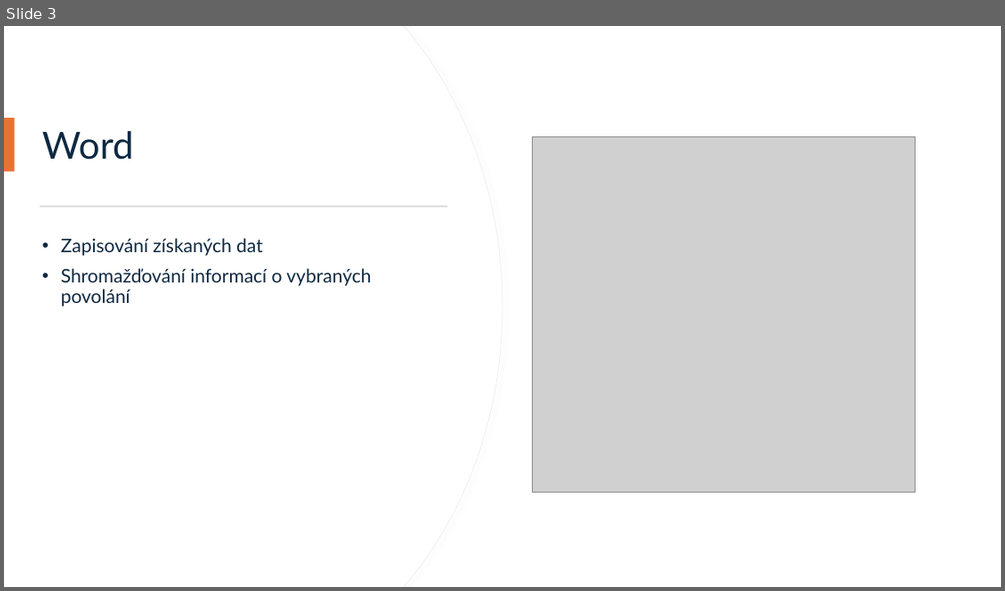
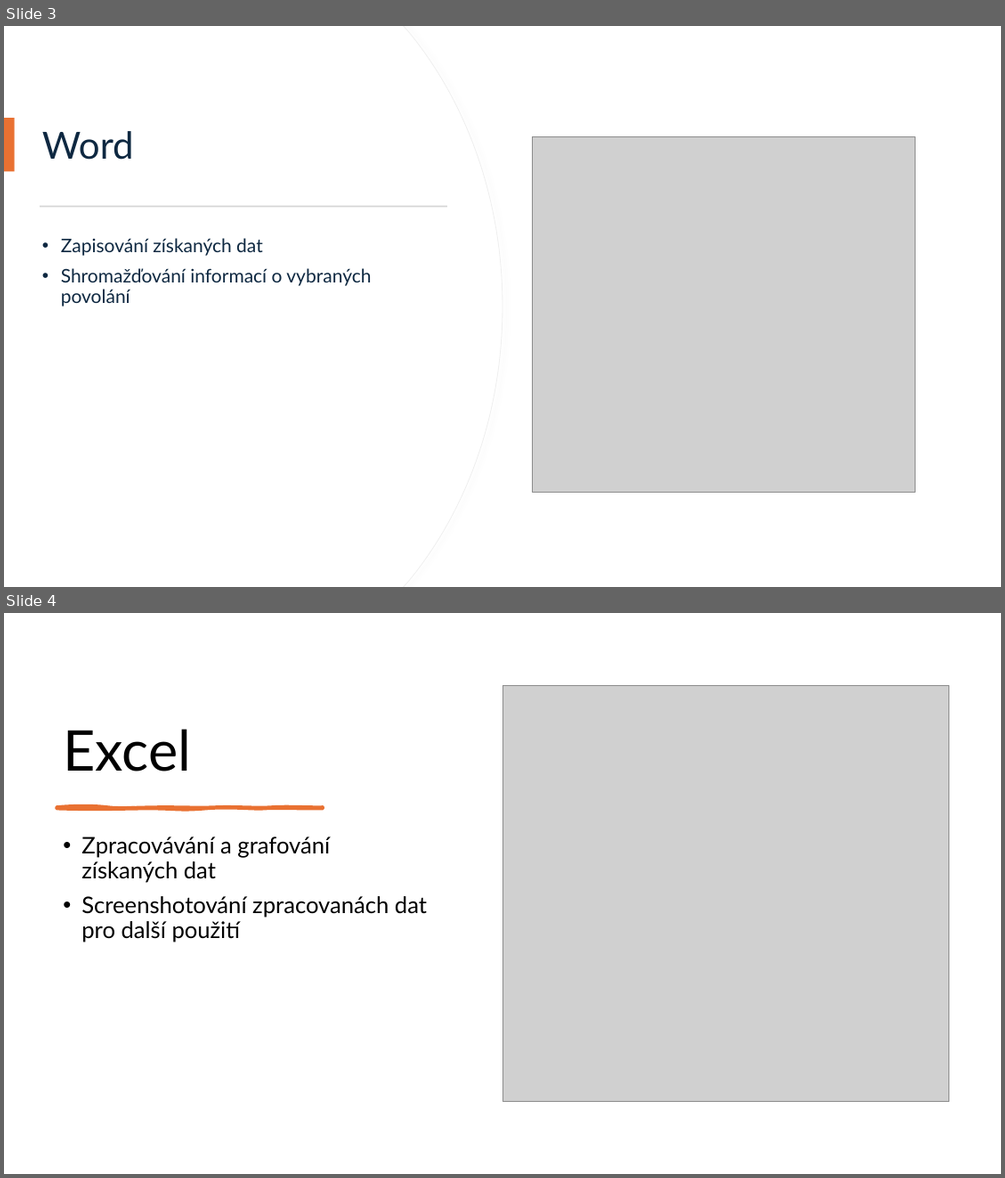
Before and after one commit to KendlCZ/PXPR---projekt, a slide deck: Použité technologie.pptx. Shown one above the other, each under a label of ours: slide 3 before the commit, slides 3 and 4 after it. The pictures are 1005x591 and 1005x1178 pixels, drawn with LibreOffice and Linux fonts; fonts in the diff are those of the drawing; grey boxes stand for pictures. Boxes give left, top, right and bottom in pixels: in the first picture for what was removed or moved away, otherwise in the second. Text is boxed around its words. In the diff, an @@ line names an element or a change of style, - is before the commit and + after.

```diff
--- a/Použité technologie.pptx
+++ b/Použité technologie.pptx
@@ slide 4 added at (4,613,1001,1174), background #FFFFFF @@
@@ picture added at (502,686,949,1102) @@
@@ title added at (63,729,191,771), 54 pt, text #000000 @@
+Excel
@@ freeform shape added at (57,807,323,809), fill #E97132, outline #E97132 3 pt @@
@@ text added at (81,836,427,942), 22 pt, text #000000 @@
+• Zpracovávání a grafování získaných dat
+• Screenshotování zpracovanách dat pro další použití
```
